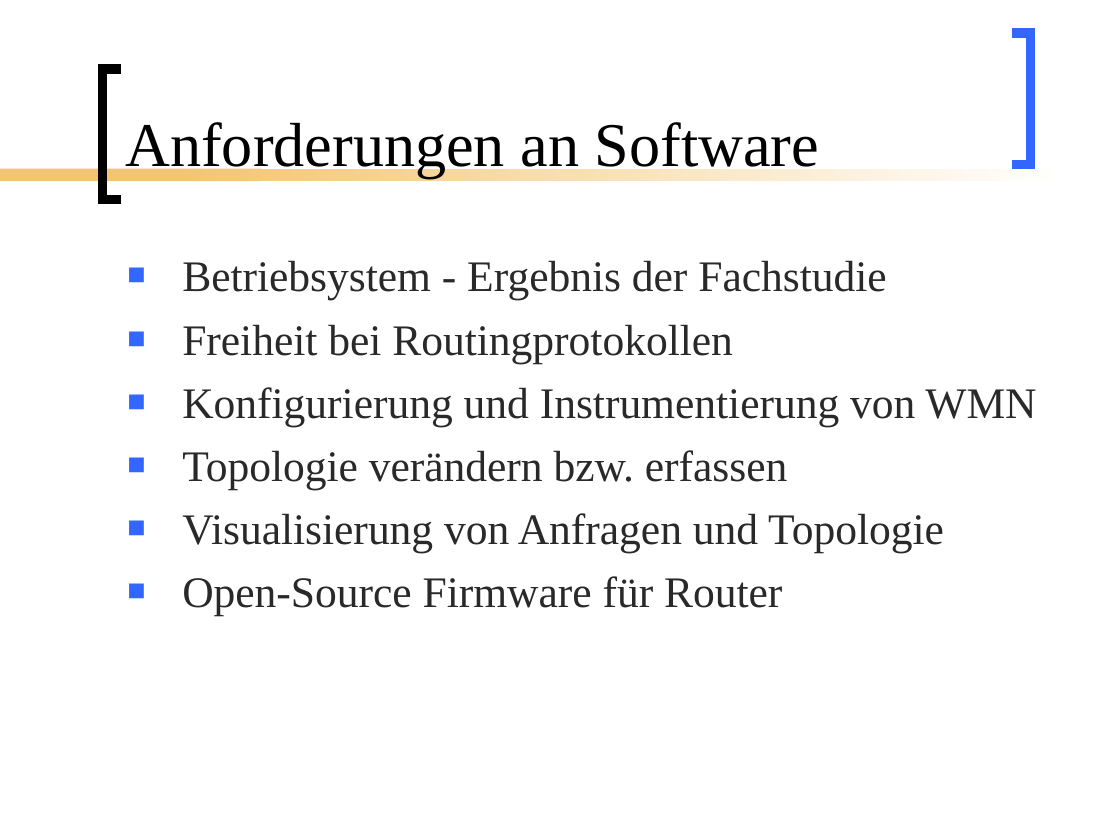
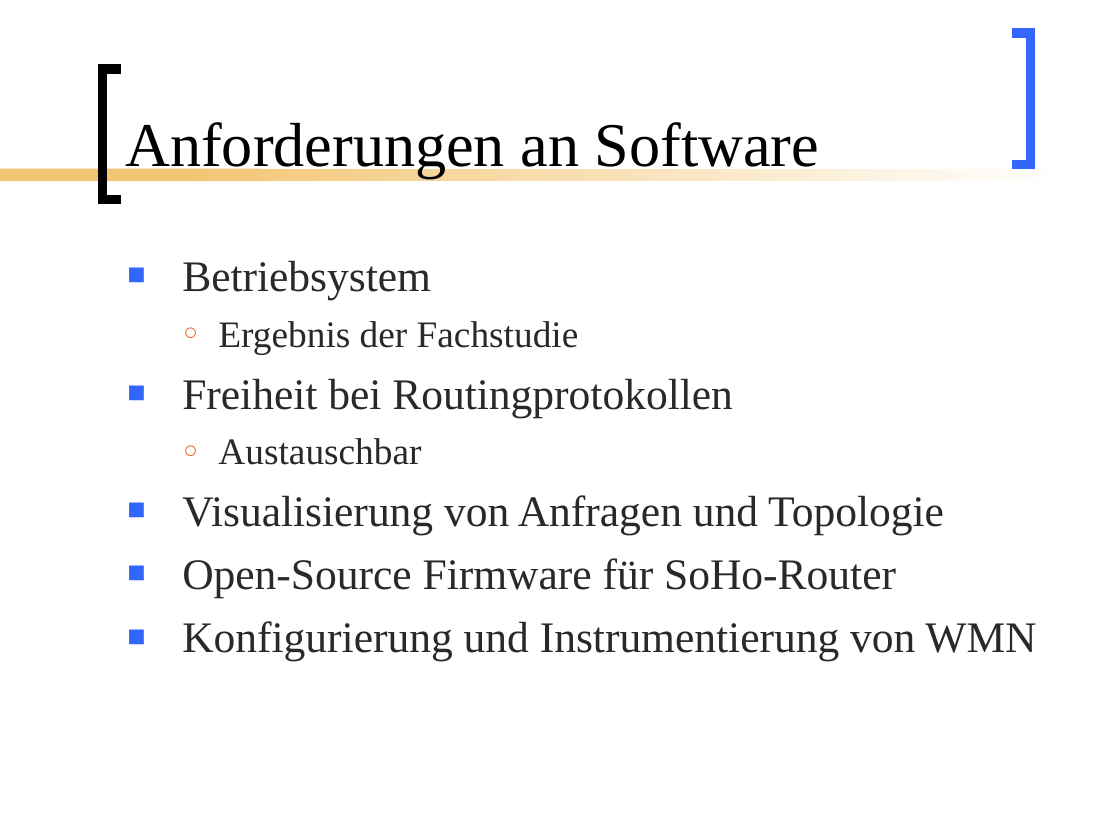
Before and after one commit to BackupTheBerlios/mesh2nexus-svn, a slide deck: slide 9 of documents/folien/Mesh_Vortrag.ppt (slide 10 before the commit). Drawn at 1120x840 pixels with LibreOffice and Linux fonts; fonts in the diff are those of the drawing. Boxes give left, top, right and bottom in pixels: in the first picture for what was removed or moved away, otherwise in the second. Text is boxed around its words. In the diff, an @@ line names an element or a change of style, - is before the commit and + after.

```diff
--- a/documents/folien/Mesh_Vortrag.ppt
+++ b/documents/folien/Mesh_Vortrag.ppt
@@ text at (182,260,579,354): text changed; size 28 to 24 pt @@
-■ Betriebsystem - Ergebnis der Fachstudie
+■ Betriebsystem
+  ○ Ergebnis der Fachstudie
@@ text at (182,438,944,598): paragraphs added @@
+  ○ Austauschbar
+■ Visualisierung von Anfragen und Topologie
+■ Open-Source Firmware für SoHo-Router
@@ text at (182,450,944,616): paragraphs removed @@
-■ Topologie verändern bzw. erfassen
-■ Visualisierung von Anfragen und Topologie
-■ Open-Source Firmware für Router
```
Also in this commit, not shown: 14 other slides changed, 1 slide removed.
